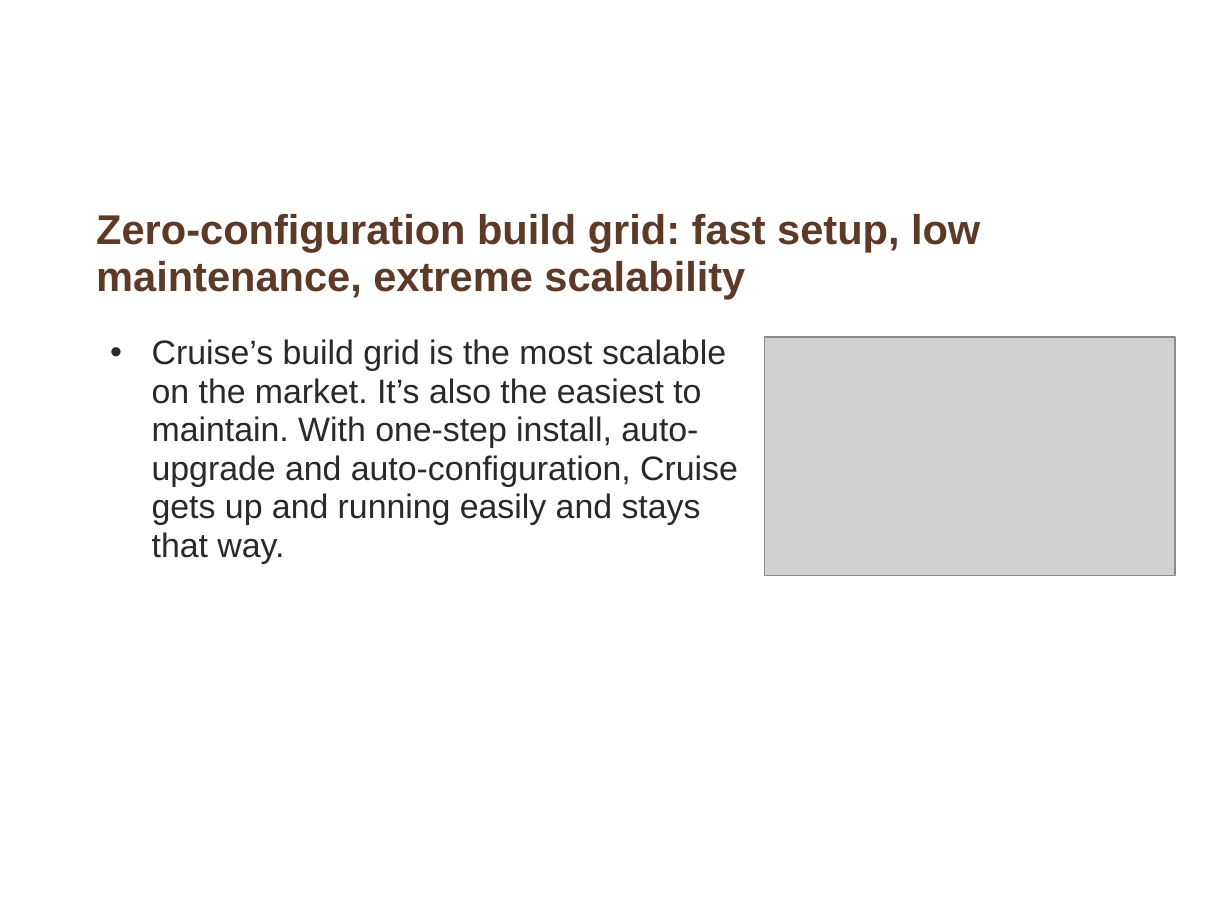
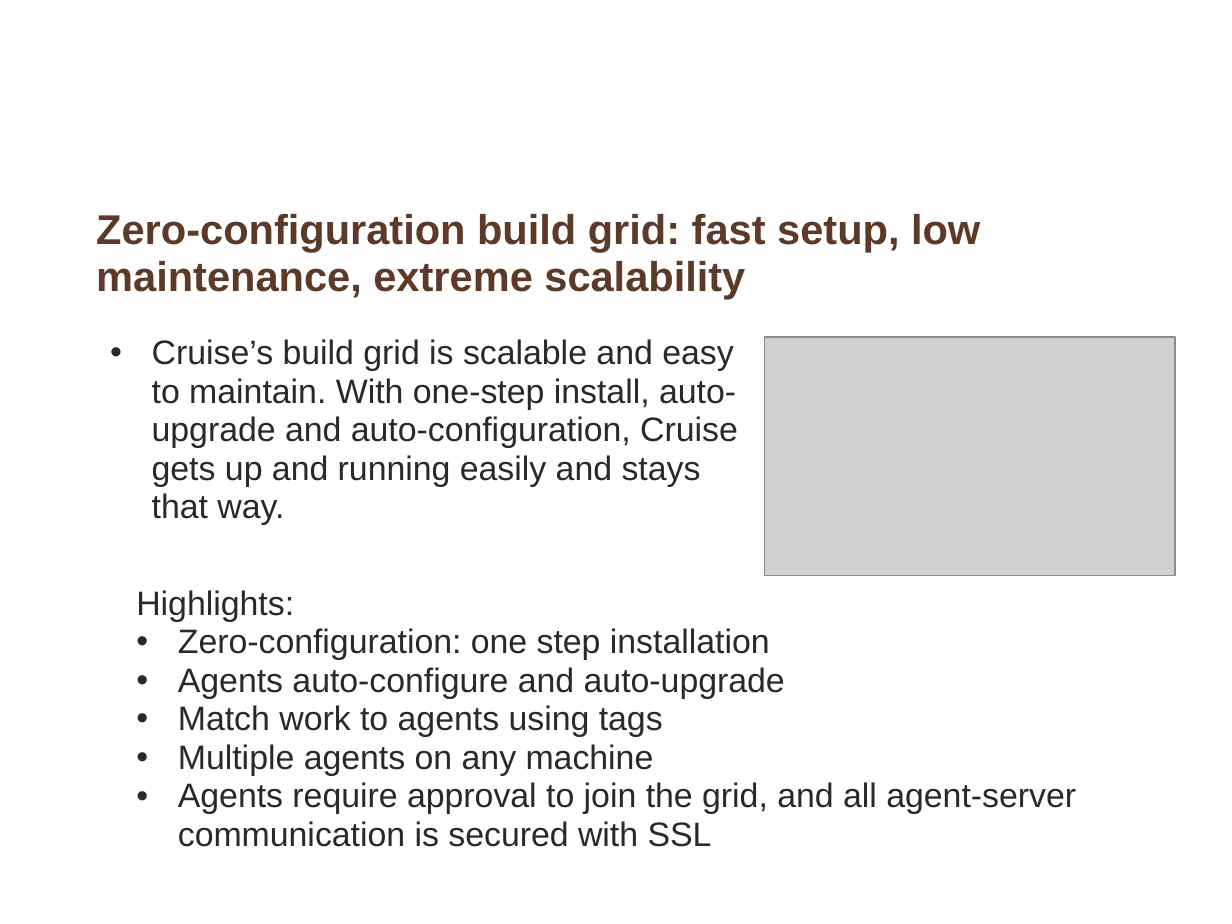
Before and after one commit to whimet/cruisetraining, a slide deck: slide 4 of Core_features_of_Cruise.ppt. Drawn at 1232x924 pixels with LibreOffice and Linux fonts; fonts in the diff are those of the drawing; grey boxes stand for pictures; background and template pictures are left out. Boxes give left, top, right and bottom in pixels: in the first picture for what was removed or moved away, otherwise in the second. Text is boxed around its words. In the diff, an @@ line names an element or a change of style, - is before the commit and + after.

Commit message:
Full fledged Core_features_of_Cruise ppt

```diff
--- a/Core_features_of_Cruise.ppt
+++ b/Core_features_of_Cruise.ppt
@@ text at <box>152,339,738,525</box>: text changed @@
-  • Cruise’s build grid is the most scalable on the market. It’s also the easiest to maintain. With one-step install, auto-upgrade and auto-configuration, Cruise gets up and running easily and stays that way.
+  • Cruise’s build grid is scalable and easy to maintain. With one-step install, auto-upgrade and auto-configuration, Cruise gets up and running easily and stays that way.
@@ text added at <box>136,590,1076,847</box>, 22 pt, text #292929 @@
+  Highlights:
+  • Zero-configuration: one step installation
+  • Agents auto-configure and auto-upgrade
+  • Match work to agents using tags
+  • Multiple agents on any machine
+  • Agents require approval to join the grid, and all agent-server communication is secured with SSL
```
Also in this commit, not shown: 6 other slides changed, 1 slide added.
